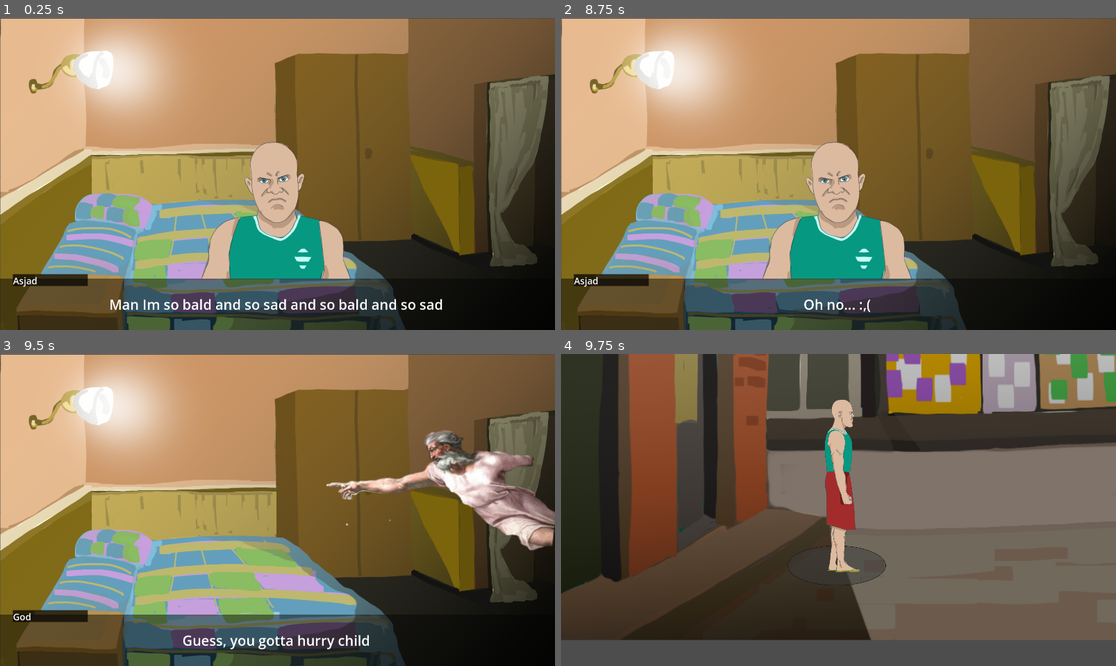
Above: before the commit, frames 1-4 (two rows, left to right).
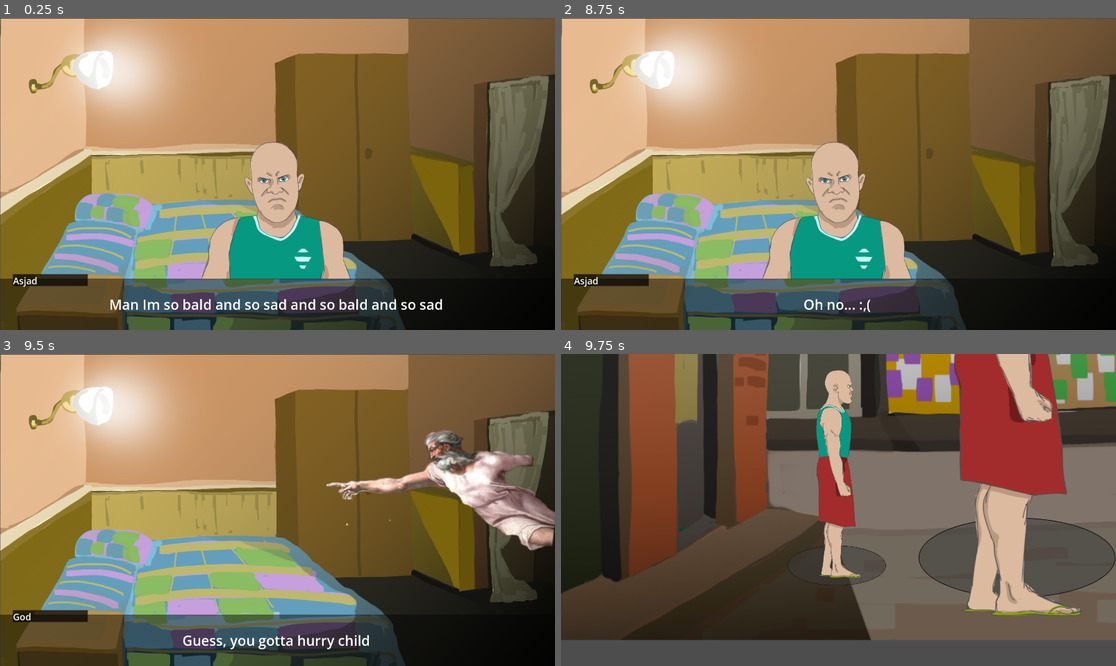
Above: after the commit, the same moments.

Repository: DrSkyrim/hair-rage
Game: Godot game, scene res://Scenes/story_scene.tscn
Same seed, same stepped clock (60 frames per second), same inputs: the game is played once before the commit and once after it.
Inputs (mouse positions are in pixels of both pictures, inside the frame that each line leads up to):
- Up to frame 1 (0.25 s): no input
- Up to frame 2 (8.75 s): tap Enter at 0.5, 2, 3.5 s; move the mouse to (960, 158) at 0.52 s; hold Right (RIGHT) 0.53-1.28 s; tap Z (BASIC_ATTACK) at 0.6, 1.35, 2.3, 2.85, 3.6, 4.55, 5.1, 5.85, 6.8, 7.35, 8.1 s; click (960, 158) at 0.67 s; tap Space at 1.25, 2.75, 4.25 s; move the mouse to (727, 189) at 1.27 s; hold Down (DOWN) 1.28-2.03 s; move the mouse to (894, 105) at 2.02 s; press the mouse at (894, 105) at 2.03 s; hold Right (RIGHT) 2.03-2.78 s; move the mouse to (810, 236) at 2.77 s; release the mouse at (810, 236) at 2.78 s; hold Up (UP) 2.78-3.53 s; click (810, 236) at 2.92 s; move the mouse to (1005, 220) at 3.52 s; hold Left (LEFT) 3.53-5.03 s; move the mouse to (672, 127) at 4.27 s; click (672, 127) at 4.35 s; move the mouse to (866, 174) at 5.02 s; hold Down (DOWN) 5.03-5.78 s; click (866, 174) at 5.17 s; move the mouse to (755, 96) at 5.77 s; hold Right (RIGHT) 5.78-6.53 s; move the mouse to (960, 158) at 6.52 s; press the mouse at (960, 158) at 6.53 s; hold Up (UP) 6.53-7.28 s; move the mouse to (727, 189) at 7.27 s; release the mouse at (727, 189) at 7.28 s; hold Right (RIGHT) 7.28-8.03 s; click (727, 189) at 7.42 s; move the mouse to (894, 105) at 8.02 s; hold Down (DOWN) from 8.03 s (still down)
- Up to frame 3 (9.5 s): move the mouse to (249, 572) at 8.77 s; release Down (DOWN) at 8.78 s; hold Left (LEFT) from 8.78 s (still down); click (249, 572) at 8.85 s; tap Z (BASIC_ATTACK) at 9.05 s
- Up to frame 4 (9.75 s): move the mouse to (1005, 556) at 9.52 s; release Left (LEFT) at 9.53 s; hold Up (UP) from 9.53 s (still down); tap Z (BASIC_ATTACK) at 9.6 s; click (1005, 556) at 9.67 s

Frames 1-3 are identical in both runs. In frame 4, 19% of the frame differs, in the area x 45-100%, y 0-84%.

Commit message:
Damage emmitters and recieevers done

Diff:
--- a/Scenes/Characters/character.tscn
+++ b/Scenes/Characters/character.tscn
@@ -1,9 +1,9 @@
-[gd_scene load_steps=4 format=3 uid="uid://dto0rw4j5k8tp"]
+[gd_scene load_steps=5 format=3 uid="uid://dto0rw4j5k8tp"]
 
 [ext_resource type="Script" uid="uid://b1hka8nfommeg" path="res://Scripts/character.gd" id="1_vu0vm"]
 [ext_resource type="Texture2D" uid="uid://dum7x8tjfup6v" path="res://Sprites/Character/batch_Layer 1_shadow.png" id="2_eu1pv"]
-
-[sub_resource type="SpriteFrames" id="SpriteFrames_ic7wt"]
+[ext_resource type="PackedScene" uid="uid://yq1pqija350n" path="res://Scenes/colliders/damage_emmiter.tscn" id="3_7qr7h"]
+[ext_resource type="PackedScene" uid="uid://byqd8gv1dft3t" path="res://Scenes/colliders/damage_reciever.tscn" id="4_nv3ih"]
 
 [node name="Character" type="CharacterBody2D"]
 y_sort_enabled = true
@@ -12,8 +12,7 @@
 script = ExtResource("1_vu0vm")
 speed = 5.0
 
-[node name="CharacterSprite" type="AnimatedSprite2D" parent="."]
-sprite_frames = SubResource("SpriteFrames_ic7wt")
+[node name="CharacterSprite" type="Sprite2D" parent="."]
 
 [node name="Shadow" type="Sprite2D" parent="."]
 position = Vector2(-330, -1163.0001)
@@ -22,3 +21,9 @@
 centered = false
 
 [node name="CollisionShape2D" type="CollisionShape2D" parent="."]
+
+[node name="damage_emmiter" parent="." instance=ExtResource("3_7qr7h")]
+
+[node name="damage_reciever" parent="." instance=ExtResource("4_nv3ih")]
+
+[node name="AnimationPlayer" type="AnimationPlayer" parent="."]
--- /dev/null
+++ b/Scenes/Characters/dummy.tscn
@@ -0,0 +1,25 @@
+[gd_scene load_steps=4 format=3 uid="uid://c4sa4irxxl2u7"]
+
+[ext_resource type="PackedScene" uid="uid://dto0rw4j5k8tp" path="res://Scenes/Characters/character.tscn" id="1_2qvp0"]
+[ext_resource type="Texture2D" uid="uid://dcgcvf3vpu18e" path="res://Sprites/Character/spritesheet_bald.png" id="2_h0xbx"]
+
+[sub_resource type="RectangleShape2D" id="RectangleShape2D_8m588"]
+size = Vector2(289, 711)
+
+[node name="Dummy" instance=ExtResource("1_2qvp0")]
+
+[node name="CharacterSprite" parent="." index="0"]
+position = Vector2(-4.4999733, -360.5)
+scale = Vector2(0.41759259, 0.35756502)
+texture = ExtResource("2_h0xbx")
+hframes = 3
+
+[node name="damage_reciever" parent="." index="4"]
+collision_layer = 16
+
+[node name="CollisionShape2D" parent="damage_reciever" index="0"]
+position = Vector2(-62.5, -345.5)
+shape = SubResource("RectangleShape2D_8m588")
+
+[editable path="damage_emmiter"]
+[editable path="damage_reciever"]
--- a/Scenes/Characters/player.tscn
+++ b/Scenes/Characters/player.tscn
@@ -1,58 +1,59 @@
 [gd_scene load_steps=10 format=3 uid="uid://dlknb40o22l56"]
 
 [ext_resource type="PackedScene" uid="uid://dto0rw4j5k8tp" path="res://Scenes/Characters/character.tscn" id="1_3etf2"]
-[ext_resource type="Texture2D" uid="uid://cxl8gqgurdnuf" path="res://Sprites/Character/Profile bald.png" id="2_40svl"]
 [ext_resource type="Texture2D" uid="uid://dcgcvf3vpu18e" path="res://Sprites/Character/spritesheet_bald.png" id="2_al8ar"]
-
-[sub_resource type="AtlasTexture" id="AtlasTexture_gy20a"]
-atlas = ExtResource("2_al8ar")
-region = Rect2(0, 0, 1440, 2256)
-
-[sub_resource type="AtlasTexture" id="AtlasTexture_cqrjx"]
-atlas = ExtResource("2_al8ar")
-region = Rect2(1440, 0, 1440, 2256)
-
-[sub_resource type="AtlasTexture" id="AtlasTexture_khnq4"]
-atlas = ExtResource("2_al8ar")
-region = Rect2(2880, 0, 1440, 2256)
-
-[sub_resource type="AtlasTexture" id="AtlasTexture_al8ar"]
-atlas = ExtResource("2_40svl")
-region = Rect2(0, 0, 1080, 1692)
-
-[sub_resource type="SpriteFrames" id="SpriteFrames_gy20a"]
-animations = [{
-"frames": [{
-"duration": 1.0,
-"texture": SubResource("AtlasTexture_gy20a")
-}, {
-"duration": 1.0,
-"texture": SubResource("AtlasTexture_cqrjx")
-}, {
-"duration": 1.0,
-"texture": SubResource("AtlasTexture_khnq4")
-}],
-"loop": false,
-"name": &"attack",
-"speed": 3.0
-}, {
-"frames": [{
-"duration": 1.0,
-"texture": SubResource("AtlasTexture_al8ar")
-}],
-"loop": true,
-"name": &"idle",
-"speed": 5.0
-}, {
-"frames": [],
-"loop": true,
-"name": &"walk",
-"speed": 5.0
-}]
 
 [sub_resource type="CapsuleShape2D" id="CapsuleShape2D_40svl"]
 radius = 30.0
 height = 60.0
+
+[sub_resource type="RectangleShape2D" id="RectangleShape2D_al8ar"]
+size = Vector2(253.5, 154)
+
+[sub_resource type="RectangleShape2D" id="RectangleShape2D_gy20a"]
+size = Vector2(83, 660)
+
+[sub_resource type="Animation" id="Animation_40svl"]
+resource_name = "idle"
+loop_mode = 1
+
+[sub_resource type="Animation" id="Animation_al8ar"]
+resource_name = "attack"
+length = 0.8
+tracks/0/type = "value"
+tracks/0/imported = false
+tracks/0/enabled = true
+tracks/0/path = NodePath("CharacterSprite:frame")
+tracks/0/interp = 1
+tracks/0/loop_wrap = true
+tracks/0/keys = {
+"times": PackedFloat32Array(0, 0.33333334, 0.6666667),
+"transitions": PackedFloat32Array(1, 1, 1),
+"update": 1,
+"values": [0, 1, 2]
+}
+
+[sub_resource type="Animation" id="Animation_gy20a"]
+length = 0.001
+tracks/0/type = "value"
+tracks/0/imported = false
+tracks/0/enabled = true
+tracks/0/path = NodePath("CharacterSprite:frame")
+tracks/0/interp = 1
+tracks/0/loop_wrap = true
+tracks/0/keys = {
+"times": PackedFloat32Array(0),
+"transitions": PackedFloat32Array(1),
+"update": 1,
+"values": [0]
+}
+
+[sub_resource type="AnimationLibrary" id="AnimationLibrary_gy20a"]
+_data = {
+&"RESET": SubResource("Animation_gy20a"),
+&"attack": SubResource("Animation_al8ar"),
+&"idle": SubResource("Animation_40svl")
+}
 
 [node name="Player" instance=ExtResource("1_3etf2")]
 collision_layer = 2
@@ -62,15 +63,39 @@
 speed = 150.0
 
 [node name="CharacterSprite" parent="." index="0"]
-position = Vector2(12.000004, -313)
-scale = Vector2(0.3065972, 0.33293438)
-sprite_frames = SubResource("SpriteFrames_gy20a")
-animation = &"attack"
-autoplay = "idle"
+position = Vector2(0.62501144, -350.275)
+scale = Vector2(0.2907986, 0.29988918)
+texture = ExtResource("2_al8ar")
+hframes = 3
 
 [node name="CollisionShape2D" parent="." index="2"]
 position = Vector2(-7, -38)
 scale = Vector2(2, 1)
 shape = SubResource("CapsuleShape2D_40svl")
 
-[connection signal="animation_finished" from="CharacterSprite" to="." method="_on_character_sprite_animation_finished"]
+[node name="damage_emmiter" parent="." index="3"]
+collision_mask = 16
+monitorable = true
+
+[node name="CollisionShape2D" parent="damage_emmiter" index="0"]
+position = Vector2(74.25, -458)
+shape = SubResource("RectangleShape2D_al8ar")
+
+[node name="damage_reciever" parent="." index="4"]
+collision_mask = 8
+monitorable = false
+
+[node name="CollisionShape2D" parent="damage_reciever" index="0"]
+position = Vector2(-2.5, -320)
+shape = SubResource("RectangleShape2D_gy20a")
+
+[node name="AnimationPlayer" parent="." index="5"]
+libraries = {
+&"": SubResource("AnimationLibrary_gy20a")
+}
+autoplay = "idle"
+
+[connection signal="animation_finished" from="AnimationPlayer" to="." method="_on_animation_player_animation_finished"]
+
+[editable path="damage_emmiter"]
+[editable path="damage_reciever"]
--- /dev/null
+++ b/Scenes/colliders/damage_emmiter.tscn
@@ -0,0 +1,10 @@
+[gd_scene format=3 uid="uid://yq1pqija350n"]
+
+[node name="damage_emmiter" type="Area2D"]
+collision_layer = 0
+collision_mask = 0
+monitoring = false
+monitorable = false
+
+[node name="CollisionShape2D" type="CollisionShape2D" parent="."]
+debug_color = Color(0.92835575, 0.25749052, 0.19771877, 0.41960785)
--- /dev/null
+++ b/Scenes/colliders/damage_reciever.tscn
@@ -0,0 +1,9 @@
+[gd_scene format=3 uid="uid://byqd8gv1dft3t"]
+
+[node name="damage_reciever" type="Area2D"]
+collision_layer = 0
+collision_mask = 0
+monitoring = false
+
+[node name="CollisionShape2D" type="CollisionShape2D" parent="."]
+debug_color = Color(0.23671812, 0.6316484, 0.25171068, 0.41960785)
--- a/Scenes/game.tscn
+++ b/Scenes/game.tscn
@@ -1,8 +1,9 @@
-[gd_scene load_steps=4 format=3 uid="uid://ct5red3wji27q"]
+[gd_scene load_steps=5 format=3 uid="uid://ct5red3wji27q"]
 
 [ext_resource type="PackedScene" uid="uid://cyugpoepuci5b" path="res://Scenes/street.tscn" id="1_ebmjs"]
 [ext_resource type="Script" uid="uid://c5crvul50sdxe" path="res://Scripts/game.gd" id="1_wrm1d"]
 [ext_resource type="PackedScene" uid="uid://dlknb40o22l56" path="res://Scenes/Characters/player.tscn" id="3_3dryh"]
+[ext_resource type="PackedScene" uid="uid://c4sa4irxxl2u7" path="res://Scenes/Characters/dummy.tscn" id="4_3dryh"]
 
 [node name="Game" type="Node2D"]
 script = ExtResource("1_wrm1d")
@@ -18,3 +19,7 @@
 [node name="Camera" type="Camera2D" parent="."]
 position = Vector2(451, 816)
 zoom = Vector2(2.275, 2.275)
+
+[node name="Dummy" parent="." instance=ExtResource("4_3dryh")]
+position = Vector2(724, 1020)
+script = null
--- a/Scripts/character.gd
+++ b/Scripts/character.gd
@@ -4,11 +4,16 @@
 @export var damage : int
 @export var speed : float
 
-@onready var character_sprite: AnimatedSprite2D = $CharacterSprite
+@onready var character_sprite: Sprite2D = $CharacterSprite
+@onready var damage_emmiter: Area2D = $damage_emmiter
+@onready var animation_player: AnimationPlayer = $AnimationPlayer
 
-enum State {IDLE, WALK}
+enum State {IDLE, WALK, PUNCH}
 
 var state = State.IDLE
+
+func _ready() -> void:
+	damage_emmiter.area_entered.connect(on_emit_damage)
 
 func _process(delta: float) -> void:
 	handle_input()
@@ -31,11 +36,16 @@
 	move_and_slide()
 
 func handle_attack() -> void:
-	if Input.is_action_just_pressed("BASIC_ATTACK"):
-		character_sprite.play("attack")
+	if Input.is_action_just_pressed("BASIC_ATTACK") and state != State.PUNCH:
+		state = State.PUNCH
+		damage_emmiter.monitoring = true
+		animation_player.play("attack")
 
 
+func on_emit_damage(damage_receiver: Area2D) -> void:
+	print(damage_receiver)
 
-func _on_character_sprite_animation_finished() -> void:
-	if character_sprite.animation == "attack":
-		character_sprite.play("idle")
+func _on_animation_player_animation_finished(anim_name: StringName) -> void:
+	if anim_name == "attack":
+		state = State.IDLE
+		damage_emmiter.monitoring = false
--- a/project.godot
+++ b/project.godot
@@ -58,3 +58,5 @@
 2d_physics/layer_1="World"
 2d_physics/layer_2="Player"
 2d_physics/layer_3="Enemy"
+2d_physics/layer_4="PlayerDamageReceiver"
+2d_physics/layer_5="EnemyDamageReceiver"
